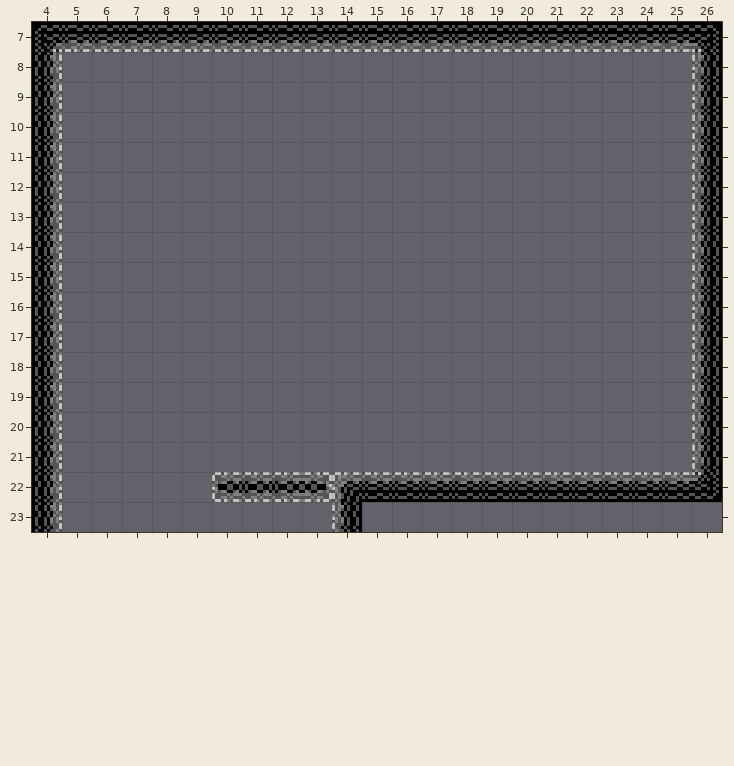
An edit to a level. Tiled map, resources/cave12.tmx. The picture above was drawn from the file before the commit.
Cells are 20x20 px. Shown: x 4..26, y 7..23.
After the commit:
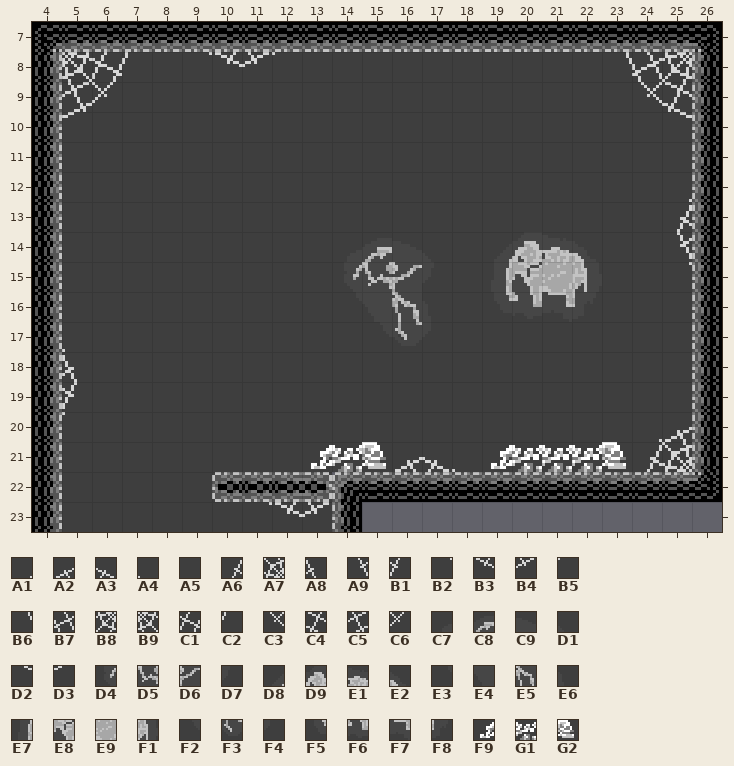
Key: from "cave_background": A1 0, A2 1, A3 2, A4 3, A5 4, A6 20, A7 21, A8 23, A9 40, B1 43, B2 60, B3 61, B4 62, B5 63, B6 64, B7 65, B8 66, B9 67, C1 68, C2 69, C3 85, C4 86, C5 87, C6 88, C7 96, C8 97, C9 98, D1 99, D2 106, D3 107, D4 116, D5 117, D6 118, D7 119, D8 126, D9 127, E1 128, E2 129, E3 136, E4 137, E5 138, E6 139, E7 146, E8 147, E9 148, F1 149, F2 157, F3 158, F4 159, F5 166, F6 167, F7 168, F8 169, F9 206, G1 207, G2 208.
__ is an empty cell, .. an unchanged one.
Tiles of an added or newly shown layer are drawn over the layers below it.
Edits made:
--- layer "background" (added)
@@ x 5..25 @@
- 8 __ __ __ __ __ __ __ __ __ __ __ __ __ __ __ __ __ __ __ __ __
- 9 __ __ __ __ __ __ __ __ __ __ __ __ __ __ __ __ __ __ __ __ __
-10 __ __ __ __ __ __ __ __ __ __ __ __ __ __ __ __ __ __ __ __ __
-11 __ __ __ __ __ __ __ __ __ __ __ __ __ __ __ __ __ __ __ __ __
-12 __ __ __ __ __ __ __ __ __ __ __ __ __ __ __ __ __ __ __ __ __
-13 __ __ __ __ __ __ __ __ __ __ __ __ __ __ __ __ __ __ __ __ __
-14 __ __ __ __ __ __ __ __ __ __ __ __ __ __ __ __ __ __ __ __ __
-15 __ __ __ __ __ __ __ __ __ __ __ __ __ __ __ __ __ __ __ __ __
-16 __ __ __ __ __ __ __ __ __ __ __ __ __ __ __ __ __ __ __ __ __
-17 __ __ __ __ __ __ __ __ __ __ __ __ __ __ __ __ __ __ __ __ __
-18 __ __ __ __ __ __ __ __ __ __ __ __ __ __ __ __ __ __ __ __ __
-19 __ __ __ __ __ __ __ __ __ __ __ __ __ __ __ __ __ __ __ __ __
-20 __ __ __ __ __ __ __ __ __ __ __ __ __ __ __ __ __ __ __ __ __
-21 __ __ __ __ __ __ __ __ __ __ __ __ __ __ __ __ __ __ __ __ __
-22 __ __ __ __ __ __ .. .. __ .. .. .. .. .. .. .. .. .. .. .. ..
-23 __ __ __ __ __ __ __ __ __ .. .. .. .. .. .. .. .. .. .. .. ..
+ 8 B9 C1 C2 A5 B2 B3 B4 B5 A5 A5 A5 A5 A5 A5 A5 A5 A5 A5 B6 B7 B8
+ 9 C5 C6 A5 A5 A5 A5 A5 A5 A5 A5 A5 A5 A5 A5 A5 A5 A5 A5 A5 C3 C4
+10 D3 A5 A5 A5 A5 A5 A5 A5 A5 A5 A5 A5 A5 A5 A5 A5 A5 A5 A5 A5 D2
+11 A5 A5 A5 A5 A5 A5 A5 A5 A5 A5 A5 A5 A5 A5 A5 A5 A5 A5 A5 A5 A5
+12 A5 A5 A5 A5 A5 A5 A5 A5 A5 A5 A5 A5 A5 A5 A5 A5 A5 A5 A5 A5 A1
+13 A5 A5 A5 A5 A5 A5 A5 A5 A5 A5 A5 A5 A5 A5 A5 A5 A5 A5 A5 A5 A6
+14 A5 A5 A5 A5 A5 A5 A5 A5 A5 C7 C8 C9 D1 A5 D8 D9 E1 E2 A5 A5 A9
+15 A5 A5 A5 A5 A5 A5 A5 A5 A5 D4 D5 D6 D7 A5 E7 E8 E9 F1 A5 A5 B2
+16 A5 A5 A5 A5 A5 A5 A5 A5 A5 E3 E4 E5 E6 A5 F5 F6 F7 F8 A5 A5 A5
+17 A4 A5 A5 A5 A5 A5 A5 A5 A5 A5 F2 F3 F4 A5 A5 A5 A5 A5 A5 A5 A5
+18 A8 A5 A5 A5 A5 A5 A5 A5 A5 A5 A5 A5 A5 A5 A5 A5 A5 A5 A5 A5 A5
+19 B1 A5 A5 A5 A5 A5 A5 A5 A5 A5 A5 A5 A5 A5 A5 A5 A5 A5 A5 A5 A5
+20 B5 A5 A5 A5 A5 A5 A5 A5 A5 A5 A5 A5 A5 A5 A5 A5 A5 A5 A5 A1 A2
+21 A5 A5 A5 A5 A5 A5 A5 A5 F9 G1 G2 A2 A3 A4 F9 G1 G1 G1 G2 A6 A7
+22 A5 A5 A5 A5 A5 A5 .. .. A5 .. .. .. .. .. .. .. .. .. .. .. ..
+23 A5 A5 A5 A5 A5 A5 B2 B3 B4 .. .. .. .. .. .. .. .. .. .. .. ..
Where, in picture pixels (left, top, right, bottom), the same in both pictures:
added: (62, 52, 692, 532)
